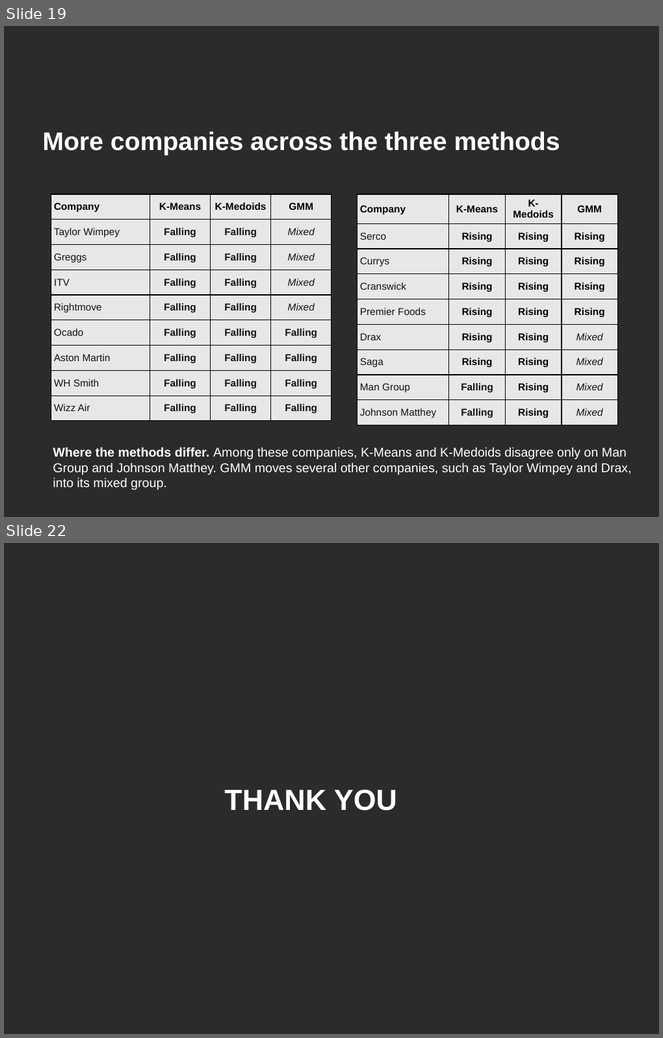
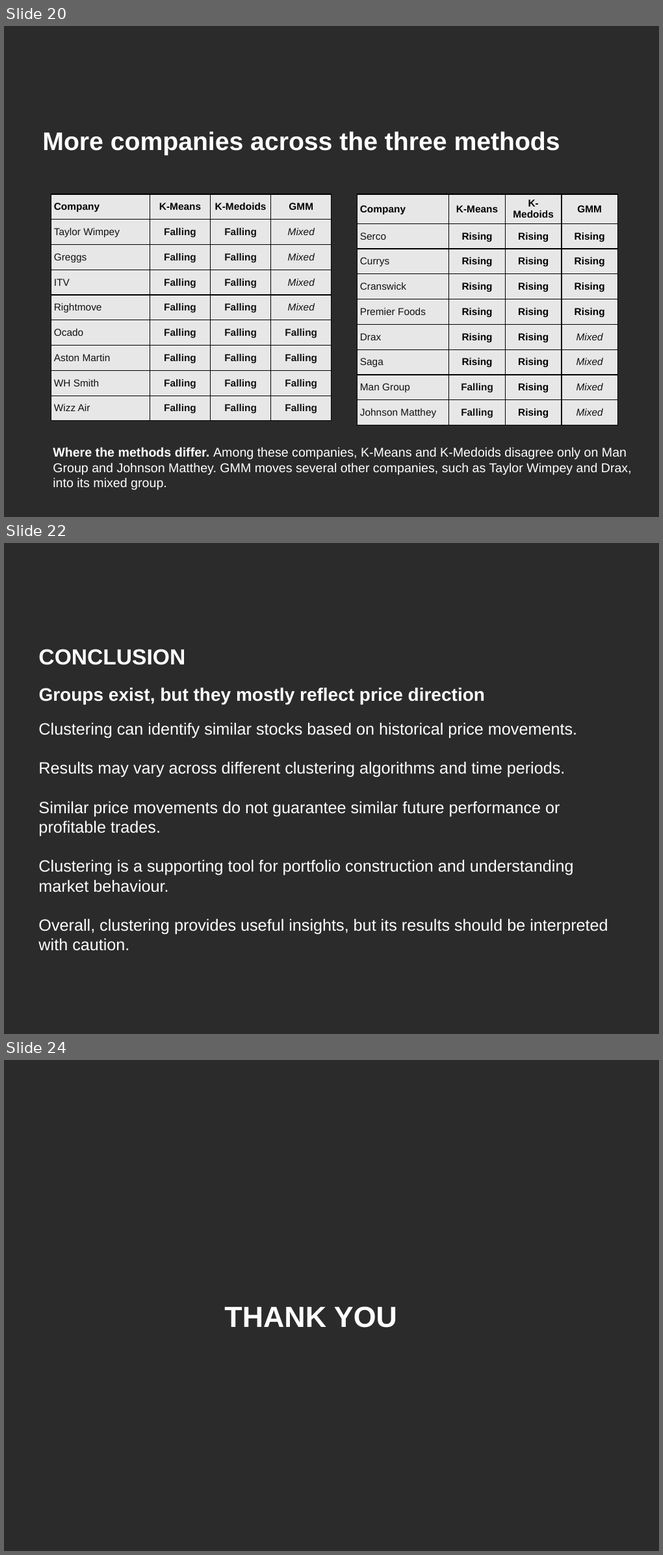
Before and after one commit to divyalakshmiram7-pixel/stockpricemovement, a slide deck: CSDI-14261808-am.pptx. Shown one above the other, each under a label of ours: slides 19 and 22 before the commit, slides 20, 22 and 24 after it; the slides between them are not shown. The pictures are 663x1038 and 663x1555 pixels, drawn with LibreOffice and Linux fonts; fonts in the diff are those of the drawing; background and template pictures are left out; a plain dark background stands for a picture behind light text. Boxes give left, top, right and bottom in pixels: in the first picture for what was removed or moved away, otherwise in the second. Text is boxed around its words. In the diff, an @@ line names an element or a change of style, - is before the commit and + after.

```diff
--- a/CSDI-14261808-am.pptx
+++ b/CSDI-14261808-am.pptx
@@ slide 22 added at (x1=4, y1=543, x2=659, y2=1034), background picture (left out) @@
@@ text added at (x1=38, y1=649, x2=185, y2=665), 24 pt, text #FFFFFF, bold @@
+CONCLUSION
@@ text added at (x1=39, y1=687, x2=485, y2=704), 20 pt, text #FFFFFF, bold @@
+Groups exist, but they mostly reflect price direction
@@ text added at (x1=38, y1=722, x2=608, y2=951), 18 pt, text #FFFFFF @@
+Clustering can identify similar stocks based on historical price movements.
+Results may vary across different clustering algorithms and time periods.
+Similar price movements do not guarantee similar future performance or profitable trades.
+Clustering is a supporting tool for portfolio construction and understanding market behaviour.
+Overall, clustering provides useful insights, but its results should be interpreted with caution.
@@ what was slide 19 is now slide 20 @@
@@ what was slide 22 is now slide 24 @@
```
Also in this commit, not shown: 5 slides changed, 3 other slides added, 2 slides removed.
